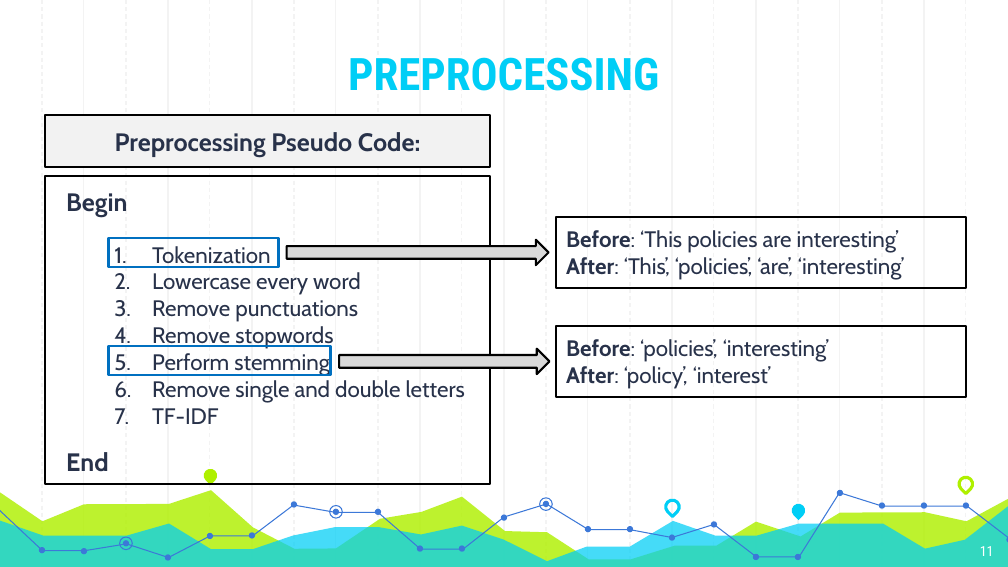
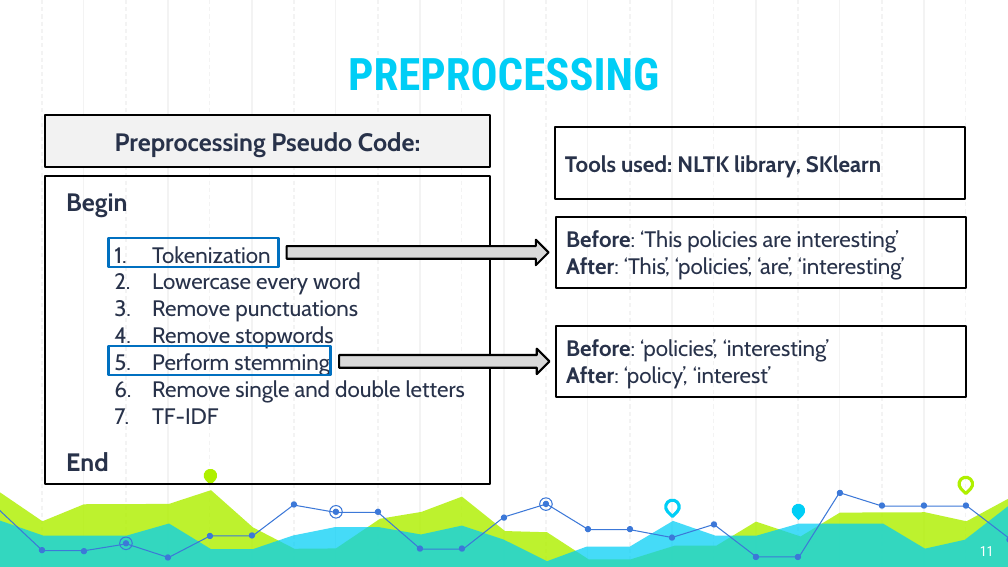
Before and after one commit to Andyayk/app, a slide deck: slide 11 of Graph Based Search.pptx. Drawn at 1008x567 pixels with LibreOffice and Linux fonts; fonts in the diff are those of the drawing. Boxes give left, top, right and bottom in pixels: in the first picture for what was removed or moved away, otherwise in the second. Text is boxed around its words. In the diff, an @@ line names an element or a change of style, - is before the commit and + after.

```diff
--- a/Graph Based Search.pptx
+++ b/Graph Based Search.pptx
@@ rectangle added at [555,127,966,199], outline #000000 1.5 pt, 16 pt, text #28324A, bold @@
+Tools used: NLTK library, SKlearn
```
Also in this commit, not shown: 9 other slides changed, 1 slide added, 1 slide removed.
